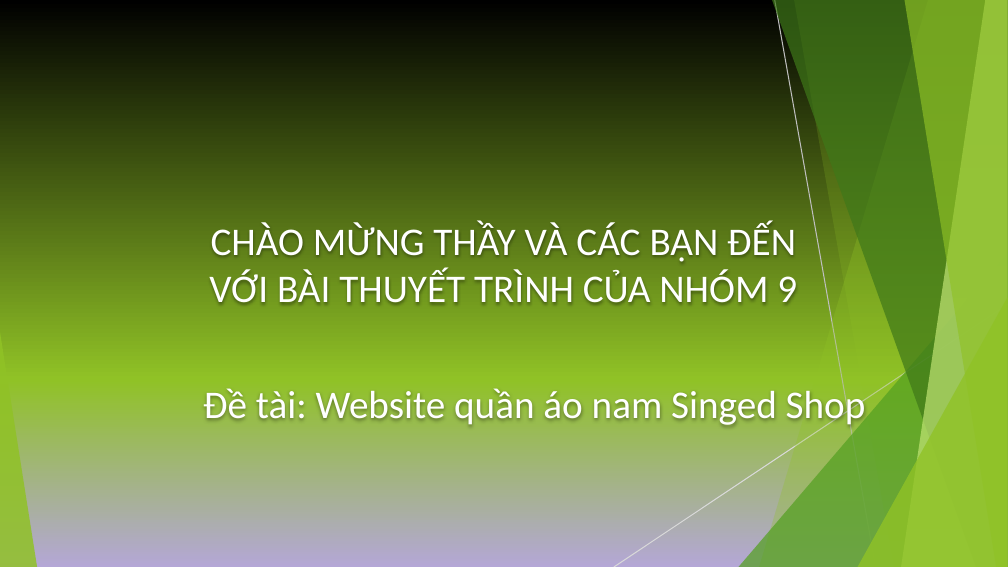
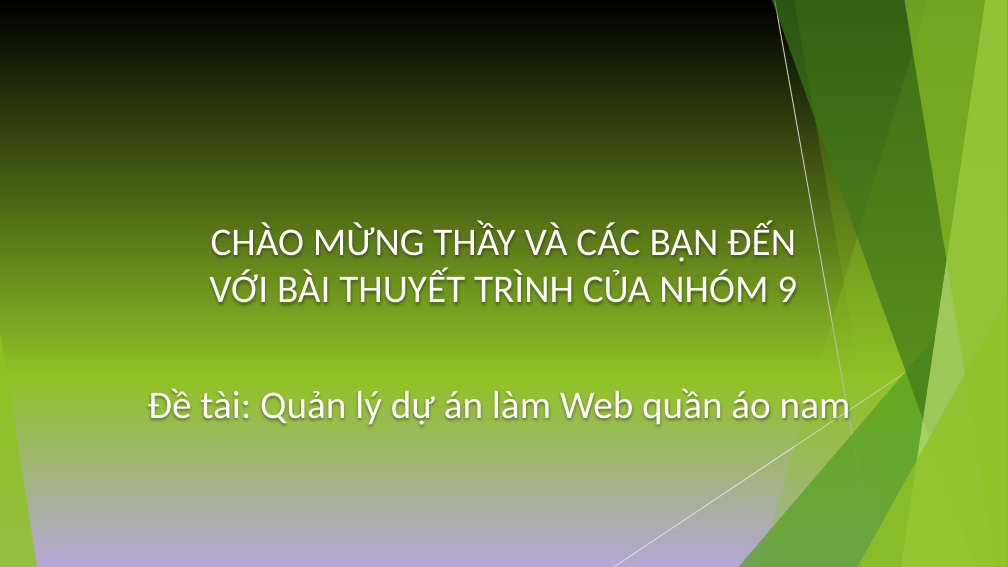
Before and after one commit to EdgarIgnite16/MSP-Project, a slide deck: slide 1 of Report/Nhom9_SingedShop_FinalUltimateVersion.pptx. Drawn at 1008x567 pixels with LibreOffice and Linux fonts; fonts in the diff are those of the drawing. Boxes give left, top, right and bottom in pixels: in the first picture for what was removed or moved away, otherwise in the second. Text is boxed around its words. In the diff, an @@ line names an element or a change of style, - is before the commit and + after.

```diff
--- a/Report/Nhom9_SingedShop_FinalUltimateVersion.pptx
+++ b/Report/Nhom9_SingedShop_FinalUltimateVersion.pptx
@@ text at <box>148,385,851,428</box>: text changed @@
-Đề tài: Website quần áo nam Singed Shop
+Đề tài: Quản lý dự án làm Web quần áo nam
```
Also in this commit, not shown: 1 other slide changed.
